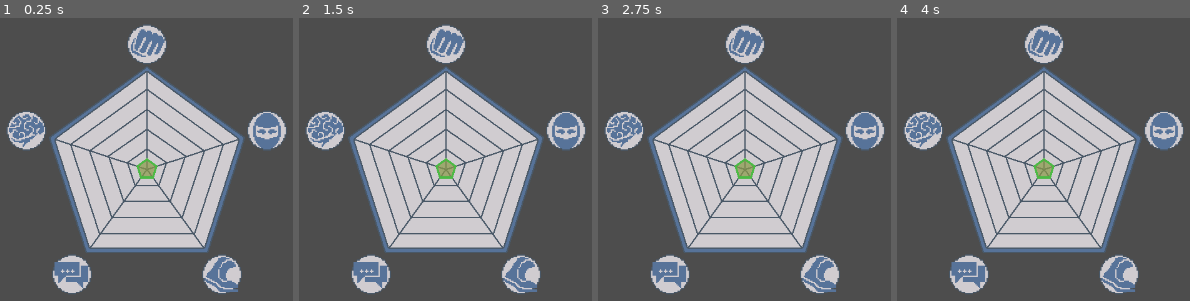
Above: before the commit, frames 1-4 (left to right).
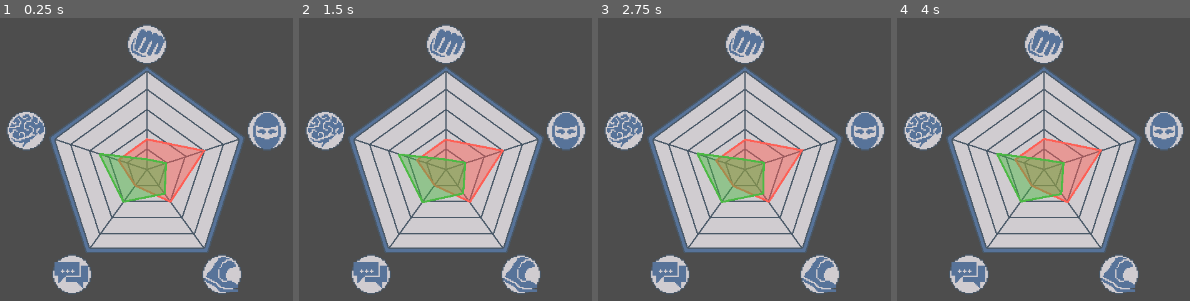
Above: after the commit, the same moments.

Repository: jakedruth/GGJ_2026
Game: Godot game, scene res://Scenes/DispatchScreen.tscn
Two runs of this game, one before a commit and one after it. Both use one fixed random seed, a clock stepped at 60 frames per second and the inputs below.
Inputs (mouse positions are in pixels of both pictures, inside the frame that each line leads up to):
- Up to frame 1 (0.25 s): no input
- Up to frame 2 (1.5 s): move the mouse to (outside the picture) at 0.52 s; click (outside the picture) at 0.67 s; tap Enter at 1.25 s; move the mouse to (outside the picture) at 1.27 s; click (outside the picture) at 1.42 s
- Up to frame 3 (2.75 s): move the mouse to (823, 100) at 2.02 s; click (823, 100) at 2.17 s
- Up to frame 4 (4 s): move the mouse to (1005, 289) at 2.77 s; click (1005, 289) at 2.92 s; tap Space at 3.5 s; move the mouse to (outside the picture) at 3.52 s; click (outside the picture) at 3.67 s

The runs differ from the first frame. In frame 1, 5.1% of the frame differs, in the area x 33-71%, y 42-66%; in frame 2, 5.0%; in frame 3, 5.1%; in frame 4, 5.1%, in the area x 33-70%, y 42-66%.
Error before the commit: Invalid assignment of property or key 'polygon' with value of type 'PackedVector2Array' on a base object of type 'Nil'. (res://Scripts/GameManager.gd:13)

Commit message:
Implemented the new art

Diff:
--- a/Scripts/GameManager.gd
+++ b/Scripts/GameManager.gd
@@ -2,15 +2,20 @@
 
 @export var characterStats: Stats;
 @export var questStats: Stats;
-@export var polygon2D: Polygon2D;
+@export var questPoly: Polygon2D;
+@export var teamPoly: Polygon2D;
+@export var jitterRate: float;
+@export var jitterRange: float;
+var _jitterTimerTeam: float = 0;
+var _jitterTimerQuest: float = 0;
 
 var isChar: bool = false;
 
 
 # Called when the node enters the scene tree for the first time.
 func _ready() -> void:
-	var poly = characterStats.to_polygon2D();
-	polygon2D.polygon = poly;
+	_set_polygon(questPoly, questStats.to_polygon2D());
+	_set_polygon(teamPoly, characterStats.to_polygon2D());
 
 	var result = characterStats.get_overlap_area_ratio(questStats)
 	print(result);
@@ -20,13 +25,26 @@
 
 # Called every frame. 'delta' is the elapsed time since the previous frame.
 func _process(_delta: float) -> void:
+	_jitterTimerQuest += _delta;
+	_jitterTimerTeam += _delta;
+
+	if (_jitterTimerQuest > jitterRate):
+		_jitterTimerQuest -= jitterRate + randf_range(0, jitterRange)
+		var qp: PackedVector2Array = questStats.to_polygon2D();
+		for i in qp.size():
+			var angle = randf_range(0, TAU)
+			qp[i] += Vector2.RIGHT.rotated(angle) * 0.05
+		_set_polygon(questPoly, qp)
+	if (_jitterTimerTeam > jitterRate):
+		_jitterTimerTeam -= jitterRate + randf_range(0, jitterRange)
+		var tp: PackedVector2Array = characterStats.to_polygon2D();
+		for i in tp.size():
+			var angle = randf_range(0, TAU)
+			tp[i] += Vector2.RIGHT.rotated(angle) * 0.05
+		_set_polygon(teamPoly, tp)
+
 	pass
 
-
-func _input(event: InputEvent) -> void:
-	if event is InputEventMouseButton and event.button_index == MOUSE_BUTTON_LEFT:
-		isChar = !isChar
-		if isChar:
-			polygon2D.polygon = characterStats.to_polygon2D();
-		else:
-			polygon2D.polygon = questStats.to_polygon2D();
+func _set_polygon(polygon: Polygon2D, points: PackedVector2Array) -> void:
+	polygon.polygon = points;
+	(polygon.get_child(0) as Line2D).points = points;
